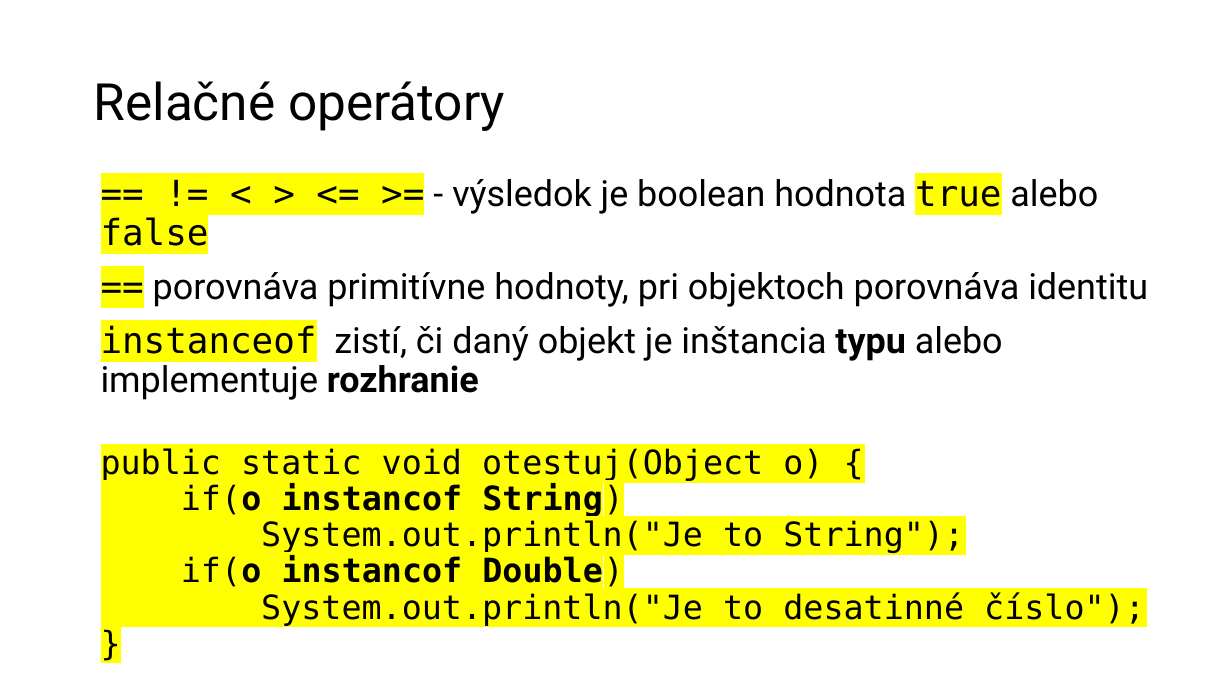
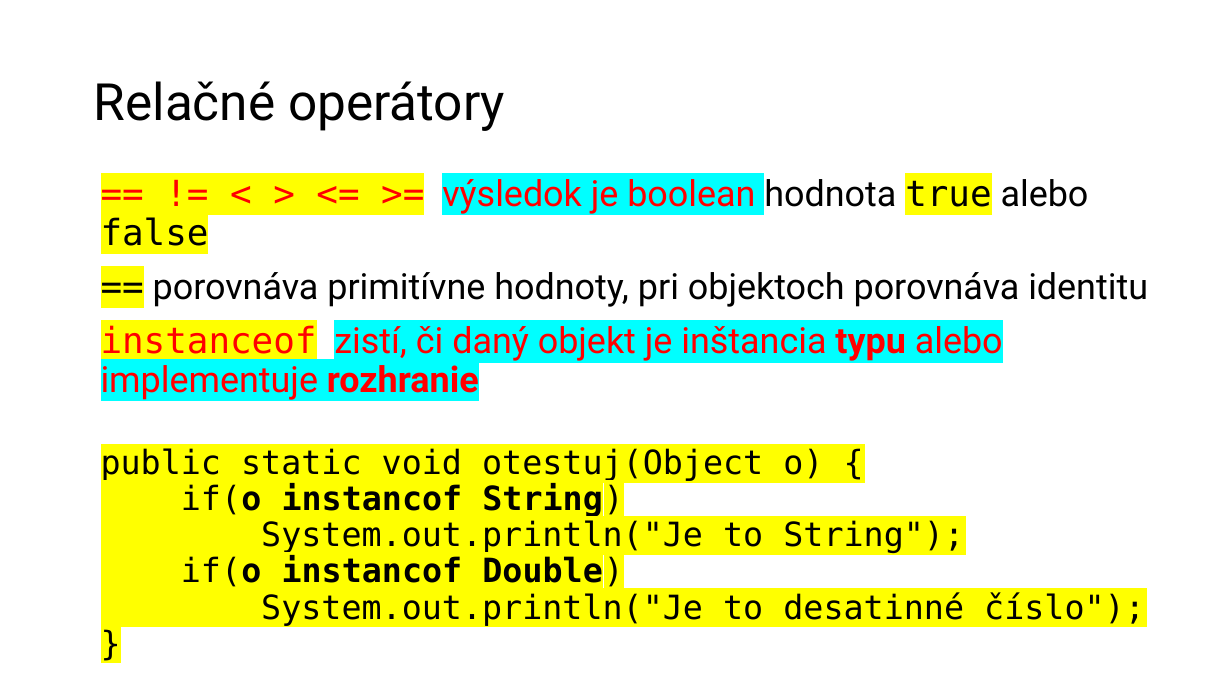
Before and after one commit to wagjo/oop, a slide deck: slide 5 of prezentacie/t06w.pptx. Drawn at 1232x693 pixels with LibreOffice and Linux fonts; fonts in the diff are those of the drawing. Boxes give left, top, right and bottom in pixels: in the first picture for what was removed or moved away, otherwise in the second. Text is boxed around its words. In the diff, an @@ line names an element or a change of style, - is before the commit and + after.

```diff
--- a/prezentacie/t06w.pptx
+++ b/prezentacie/t06w.pptx
@@ text at [101, 179, 1089, 253]: text changed; text colour #000000 to #FF0000 @@
-== != < > <= >= - výsledok je boolean hodnota true alebo false
+== != < > <= >= výsledok je boolean hodnota true alebo false
@@ text at [101, 325, 1003, 400]: text colour #000000 to #FF0000 in "instanceof zistí, či daný objekt je inštancia ..."; highlight none to #00FFFF in "zistí, či daný objekt je inštancia typu ..." @@
```
Also in this commit, not shown: 5 other slides changed, 3 other files.
